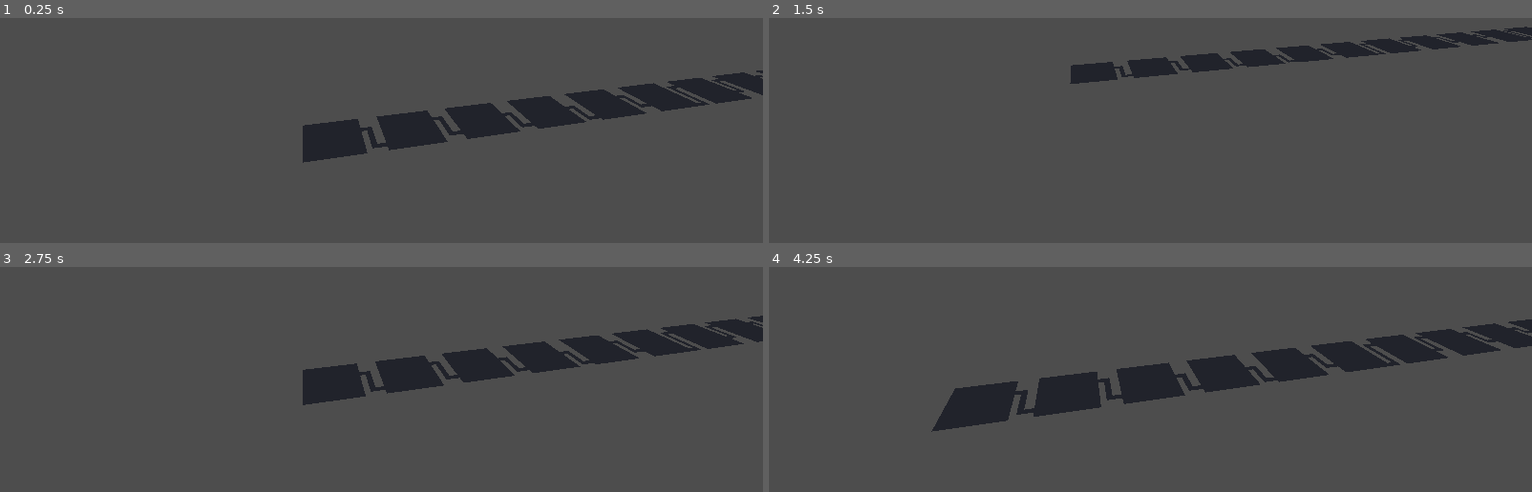
Above: before the commit, frames 1-4 (two rows, left to right).
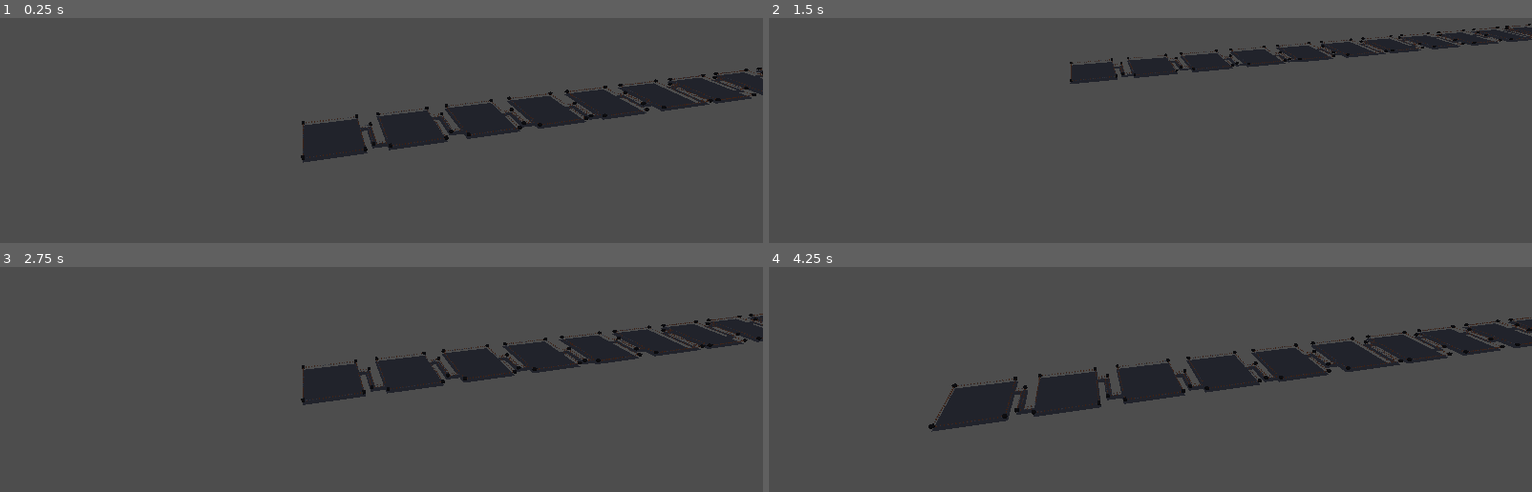
Above: after the commit, the same moments.

Repository: Simon-Bruno/SpaceRace
Game: Godot game, scene res://scenes/main.tscn
Two runs of this game, one before a commit and one after it. Both use one fixed random seed, a clock stepped at 60 frames per second and the inputs below.
Inputs:
- Up to frame 1 (0.25 s): no input
- Up to frame 2 (1.5 s): tap Enter at 0.5 s; hold Down (MoveCamBackward) 0.53-1.28 s; tap Shift (MoveCamDown) at 1.35 s
- Up to frame 3 (2.75 s): tap Space (MoveCamUp) at 2 s; hold Up (MoveCamForward) from 2.03 s (still down)
- Up to frame 4 (4.25 s): release Up (MoveCamForward) at 2.78 s; tap Left (MoveCamLeft) at 2.85 s; tap Enter at 3.5 s; hold Right (MoveCamRight) from 3.53 s (still down)

The runs differ from the first frame. In frame 1, 0.8% of the frame differs, in the area x 39-100%, y 22-64%; in frame 2, 0.5%; in frame 3, 0.8%; in frame 4, 1.0%, in the area x 20-100%, y 22-73%.

Commit message:
Automatic wall generation working

Diff:
--- a/scripts/world/generateMap.gd
+++ b/scripts/world/generateMap.gd
@@ -25,6 +25,8 @@
 
 		if i != room_amount - 1:
 			make_path(Vector3i(xstart, HEIGHT, zstart), Vector3i(xend, HEIGHT, zend))
+
+	draw_walls()
 
 
 func make_room(start : Vector3i) -> void:
@@ -64,6 +66,53 @@
 		self.set_cell_item(start_location - Vector3i(0, 0, i) + Vector3i(vertical_start_main + offset, 0, 0), FLOOR)
 		self.set_cell_item(start_location - Vector3i(0, 0, i) + Vector3i(vertical_start_main + 1, 0, 1), FLOOR)
 
+
+# Sums the integers in an array
+static func sum_array(array):
+	var sum = 0
+	for element in array:
+		sum += element
+	return sum
+
+
+# Draws all walls by finding all floors and check if a wall needs to be added.
+func draw_walls() -> void:
+	var neighbors = [Vector3i(0, 0, -1), Vector3i(1, 0, 0), Vector3i(0, 0, 1), Vector3i(-1, 0, 0)]
+
+	# Defining the different floor layouts, and their corresponding orientation.
+	var walls = [[0, 1, 1, 1], [1, 0, 1, 1], [1, 1, 0, 1], [1, 1, 1, 0]]
+	var corner = [[0, 1, 1, 0], [0, 0, 1, 1], [1, 0, 0, 1], [1, 1, 0, 0]]
+	var orientations = [0, 22, 10, 16]
+
+	# Get all floors in grid.
+	var floors = self.get_used_cells_by_item(FLOOR)
+
+	# Go trough all floor items, and check if wall is needed.
+	for floor in floors:
+		var surround = []
+		for i in neighbors:
+			var neighbor = floor + i
+			surround.append((1 if self.get_cell_item(neighbor) != -1 else 0))
+
+		var idx = -1
+		var type = BARREL
+
+		# Checks which type of wall, then finds the needed orientation.
+		if sum_array(surround) == 3:
+			idx = walls.find(surround)
+		elif sum_array(surround) == 2:
+			idx = corner.find(surround)
+			type = DIRT
+
+		# If unknown orientation, skip.
+		if idx == -1:
+			continue
+
+		# Place wall.
+		var orientation = orientations[idx]
+		self.set_cell_item(floor + Vector3i(0, 1, 0), type, orientation)
+
+
 # Called every frame. 'delta' is the elapsed time since the previous frame.
 func _process(delta):
 	pass
